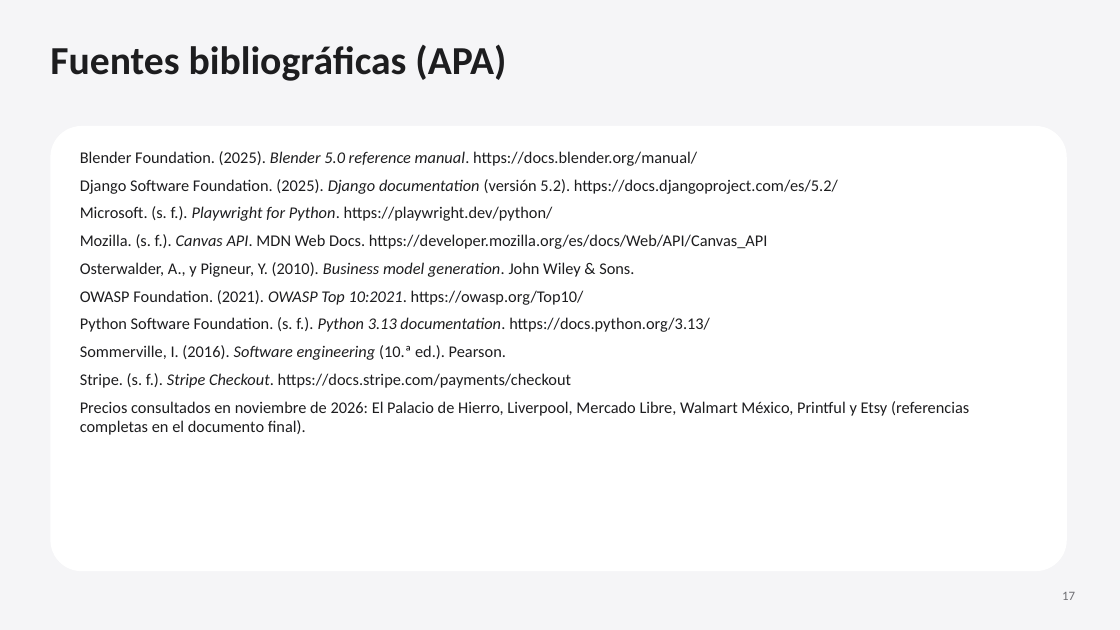
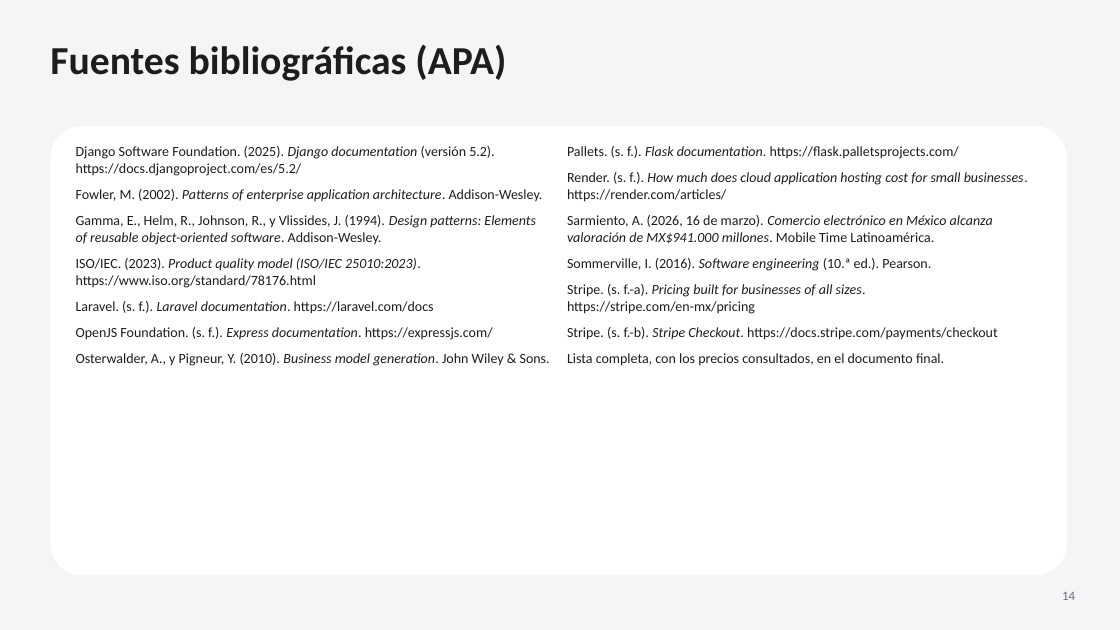
Before and after one commit to Josshuu13/TiendaWeb, a slide deck: slide 14 of docs/entrega/Pretexto-presentacion.pptx (slide 17 before the commit). Drawn at 1120x630 pixels with LibreOffice and Linux fonts; fonts in the diff are those of the drawing. Boxes give left, top, right and bottom in pixels: in the first picture for what was removed or moved away, otherwise in the second. Text is boxed around its words. In the diff, an @@ line names an element or a change of style, - is before the commit and + after.

```diff
--- a/docs/entrega/Pretexto-presentacion.pptx
+++ b/docs/entrega/Pretexto-presentacion.pptx
@@ rounded rectangle: place and size @@
-rounded rectangle at [50, 126, 1067, 571]
+rounded rectangle at [50, 126, 1067, 576]
@@ text at [76, 146, 550, 366]: size 14 to 12 pt in "Django Software Foundation. (2025). Django documentation (ve ...", "Osterwalder, A., y Pigneur, Y. (2010). Business ..."; more space between paragraphs @@
@@ text added at [567, 146, 1028, 366], 12 pt, text #1D1D1F @@
+Pallets. (s. f.). Flask documentation. https://flask.palletsprojects.com/
+Render. (s. f.). How much does cloud application hosting cost for small businesses. https://render.com/articles/
+Sarmiento, A. (2026, 16 de marzo). Comercio electrónico en México alcanza valoración de MX$941.000 millones. Mobile Time Latinoamérica.
+Sommerville, I. (2016). Software engineering (10.ª ed.). Pearson.
+Stripe. (s. f.-a). Pricing built for businesses of all sizes. https://stripe.com/en-mx/pricing
+Stripe. (s. f.-b). Stripe Checkout. https://docs.stripe.com/payments/checkout
+Lista completa, con los precios consultados, en el documento final.
@@ text at [80, 151, 697, 166]: paragraph removed @@
-Blender Foundation. (2025). Blender 5.0 reference manual. https://docs.blender.org/manual/
@@ text at [76, 189, 543, 340]: text changed; size 14 to 12 pt @@
-Microsoft. (s. f.). Playwright for Python. https://playwright.dev/python/
-Mozilla. (s. f.). Canvas API. MDN Web Docs. https://developer.mozilla.org/es/docs/Web/API/Canvas_API
+Fowler, M. (2002). Patterns of enterprise application architecture. Addison-Wesley.
+Gamma, E., Helm, R., Johnson, R., y Vlissides, J. (1994). Design patterns: Elements of reusable object-oriented software. Addison-Wesley.
+ISO/IEC. (2023). Product quality model (ISO/IEC 25010:2023). https://www.iso.org/standard/78176.html
+Laravel. (s. f.). Laravel documentation. https://laravel.com/docs
+OpenJS Foundation. (s. f.). Express documentation. https://expressjs.com/
@@ text at [80, 290, 969, 435]: paragraphs removed @@
-OWASP Foundation. (2021). OWASP Top 10:2021. https://owasp.org/Top10/
-Python Software Foundation. (s. f.). Python 3.13 documentation. https://docs.python.org/3.13/
-Sommerville, I. (2016). Software engineering (10.ª ed.). Pearson.
-Stripe. (s. f.). Stripe Checkout. https://docs.stripe.com/payments/checkout
-Precios consultados en noviembre de 2026: El Palacio de Hierro, Liverpool, Mercado Libre, Walmart México, Printful y Etsy (referencias completas en el documento final).
@@ text at [1062, 592, 1075, 600]: text changed @@
-17
+14
```
Also in this commit, not shown: 5 other slides changed, 1 slide added, 4 slides removed, 1 other file.
